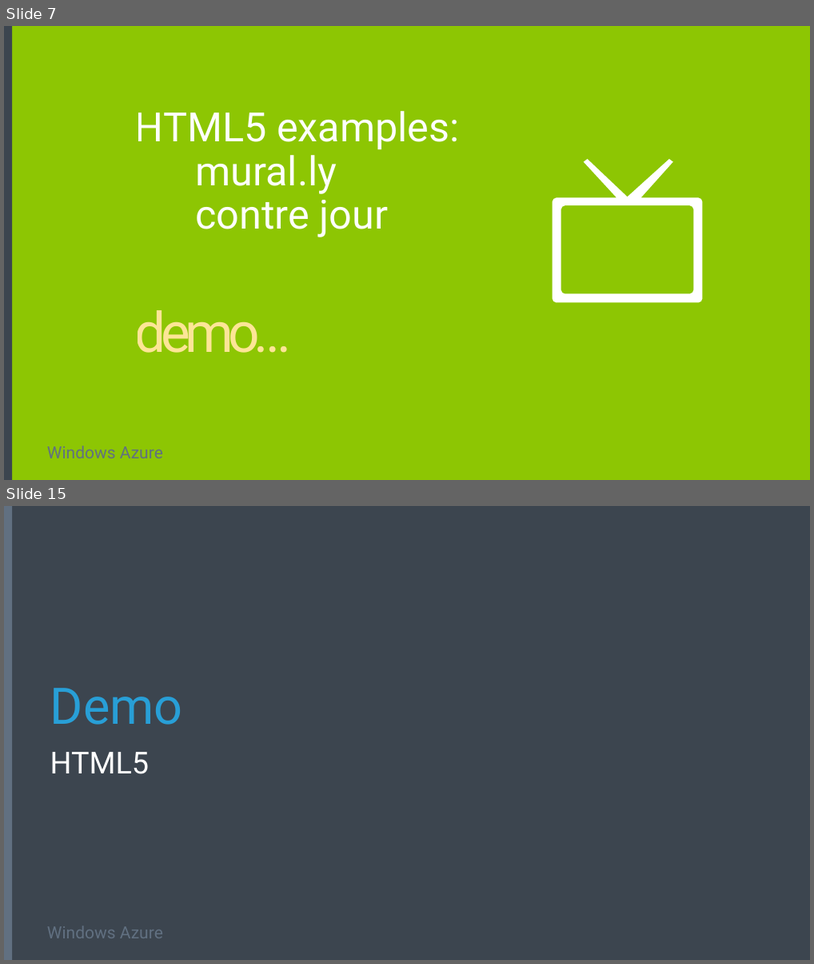
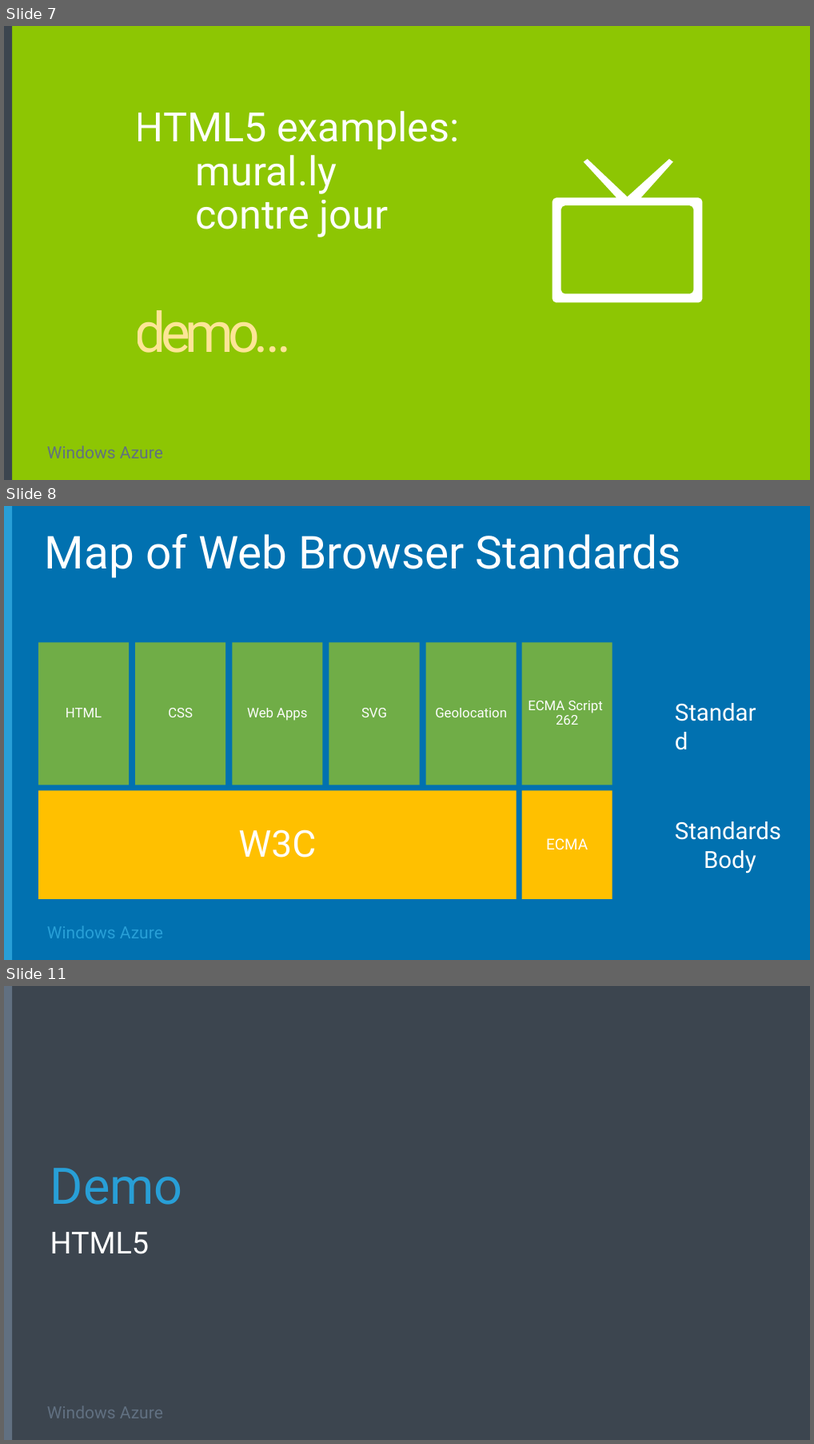
Before and after one commit to Microsoft-Web/DECK-Modern-Web-Front-Ends, a slide deck: 4-Modern-web-front-ends.pptx. Shown one above the other, each under a label of ours: slides 7 and 15 before the commit, slides 7, 8 and 11 after it; the slides between them are not shown. The pictures are 814x964 and 814x1444 pixels, drawn with LibreOffice and Linux fonts; fonts in the diff are those of the drawing; background and template pictures are left out. Boxes give left, top, right and bottom in pixels: in the first picture for what was removed or moved away, otherwise in the second. Text is boxed around its words. In the diff, an @@ line names an element or a change of style, - is before the commit and + after.

```diff
--- a/4-Modern-web-front-ends.pptx
+++ b/4-Modern-web-front-ends.pptx
@@ slide 8 added at bbox=[4, 506, 810, 960], background #0171B0 @@
@@ rectangle added at bbox=[4, 506, 12, 960], fill #289FD7 @@
@@ title added at bbox=[45, 534, 682, 578], 54 pt, text #FFFFFF @@
+Map of Web Browser Standards
@@ group added at bbox=[38, 642, 613, 899]: 8 rectangles @@
+W3C
+HTML
+CSS
+Web Apps
+SVG
+Geolocation
+ECMA
+ECMA Script 262
@@ text added at bbox=[670, 695, 775, 729], 28 pt, text #FFFFFF @@
+Standard
@@ text added at bbox=[675, 821, 782, 873], 28 pt, text #FFFFFF @@
+Standards
+Body
@@ text added at bbox=[47, 926, 163, 938], 20 pt, text #289FD7 @@
+Windows Azure
@@ what was slide 15 is now slide 11 @@
```
Also in this commit, not shown: 15 slides changed, 1 other slide added, 1 slide removed, 1 other file.
